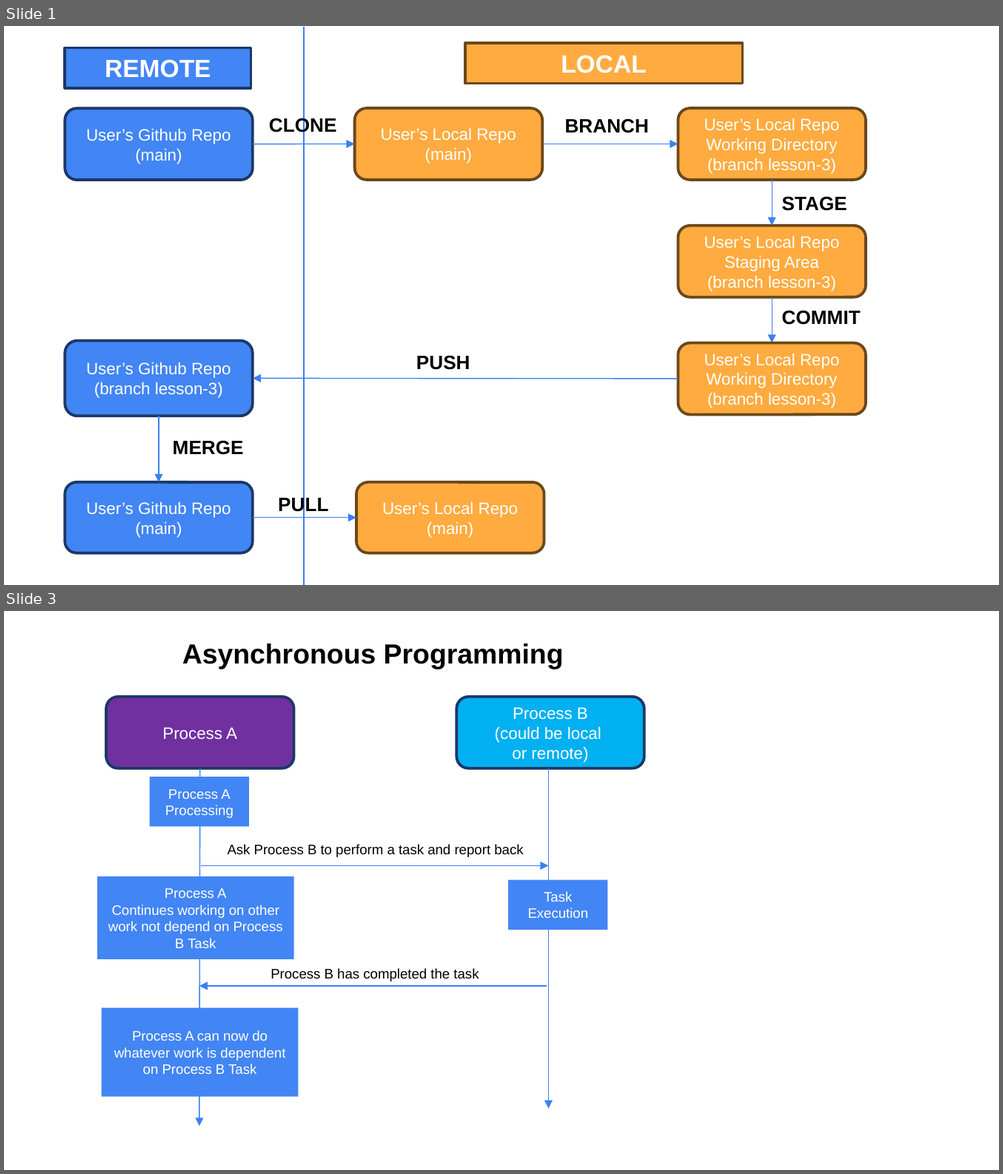
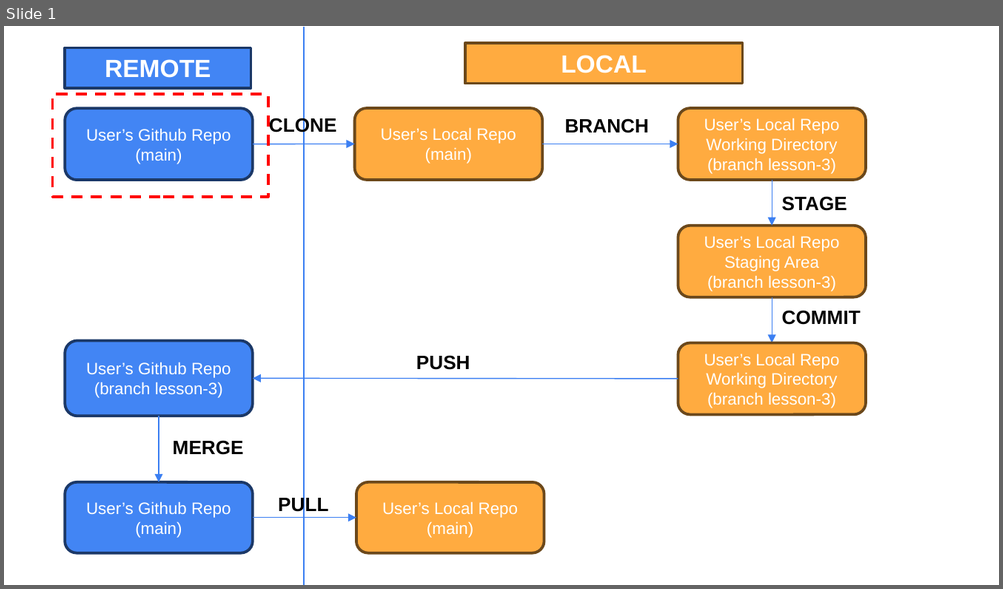
Before and after one commit to mannsn/intro-to-programming-2026, a slide deck: assets/GitFlow.pptx. Shown one above the other, each under a label of ours: slides 1 and 3 before the commit, slide 1 after it; the slides between them are not shown. The pictures are 1003x1174 and 1003x589 pixels, drawn with LibreOffice and Linux fonts; fonts in the diff are those of the drawing. Boxes give left, top, right and bottom in pixels: in the first picture for what was removed or moved away, otherwise in the second. Text is boxed around its words. In the diff, an @@ line names an element or a change of style, - is before the commit and + after.

```diff
--- a/assets/GitFlow.pptx
+++ b/assets/GitFlow.pptx
@@ slide 3 removed at bbox=[4, 611, 999, 1170], background #FFFFFF @@
@@ text removed at bbox=[182, 644, 563, 669] @@
-Asynchronous Programming
@@ rounded rectangle removed at bbox=[106, 697, 294, 768] @@
-Process A
@@ rounded rectangle removed at bbox=[457, 697, 645, 768] @@
-Process B
-(could be local
-or remote)
@@ rectangle removed at bbox=[149, 777, 249, 827] @@
-Process A
-Processing
@@ arrow removed from (200, 768) to (199, 1126) @@
@@ arrow removed from (548, 768) to (548, 1109) @@
@@ text removed at bbox=[227, 844, 523, 857] @@
-Ask Process B to perform a task and report back
@@ rectangle removed at bbox=[97, 877, 294, 959] @@
-Process A
-Continues working on other work not depend on Process B Task
@@ arrow removed from (201, 866) to (548, 866) @@
@@ rectangle removed at bbox=[508, 880, 608, 930] @@
-Task
-Execution
@@ arrow removed from (547, 986) to (199, 986) @@
@@ text removed at bbox=[270, 968, 478, 982] @@
-Process B has completed the task
@@ rectangle removed at bbox=[102, 1008, 299, 1096] @@
-Process A can now do whatever work is dependent on Process B Task
@@ slide 1 changed as well @@
@@ rectangle added at bbox=[53, 93, 269, 196], outline #FF0000 2 pt dashed @@
```
Also in this commit, not shown: 3 slides added, 1 other slide removed, 10 other files.
